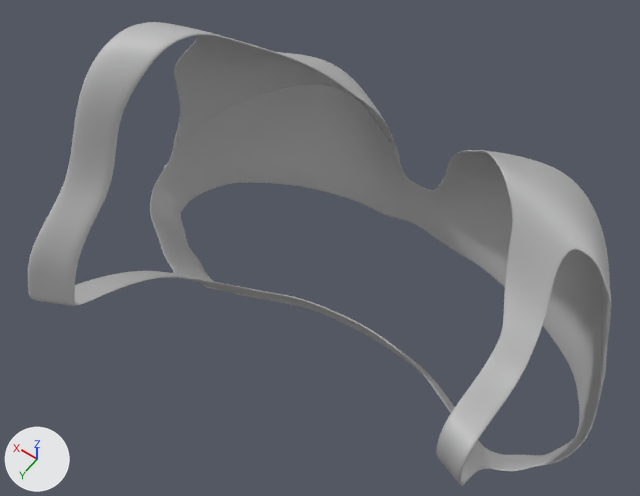
The FBX model Assets/Models/daughter_bra.fbx as it was, and as the next commit left it.
One viewpoint serves both versions: a camera (50 mm lens) standing at (-0.0596, 0.0602, 0.2369) and looking at (0.0162, -0.046, 0.07). Every picture has the same lights, and +X, +Y and +Z are marked at lower left. Where no turn or scale is listed for an object, it has been applied to the vertices.

The first picture shows 'daughter_bra'.
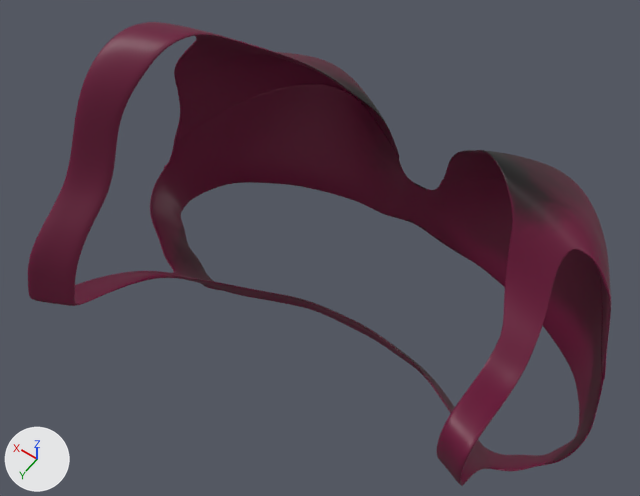
Commit message: daughter boob

Pixel boxes [x1, y1, x2, y2] of what changed, in the pictures (640 x 496 px):
'daughter_bra', recoloured (grey to red): [28, 22, 611, 486] in both

What the commit changed:
Picture 'daughterBra_Mat_Base_Color.png' (img_daughterbra_mat_base_color_png) is new.
Material 'daughterBra_Mat' (mat_daughterbra_mat) is new.
Its texture is img_daughterbra_mat_base_color_png.
me_mesh has 21180 vertices, 21184 faces and spans x -0.0665..0.0666, y -0.0706..0.0275, z -0.0809..0.032.
me_mesh no longer uses material mat_default_material (grey #bcbcbc).
me_mesh now uses material mat_daughterbra_mat (picture img_daughterbra_mat_base_color_png).
